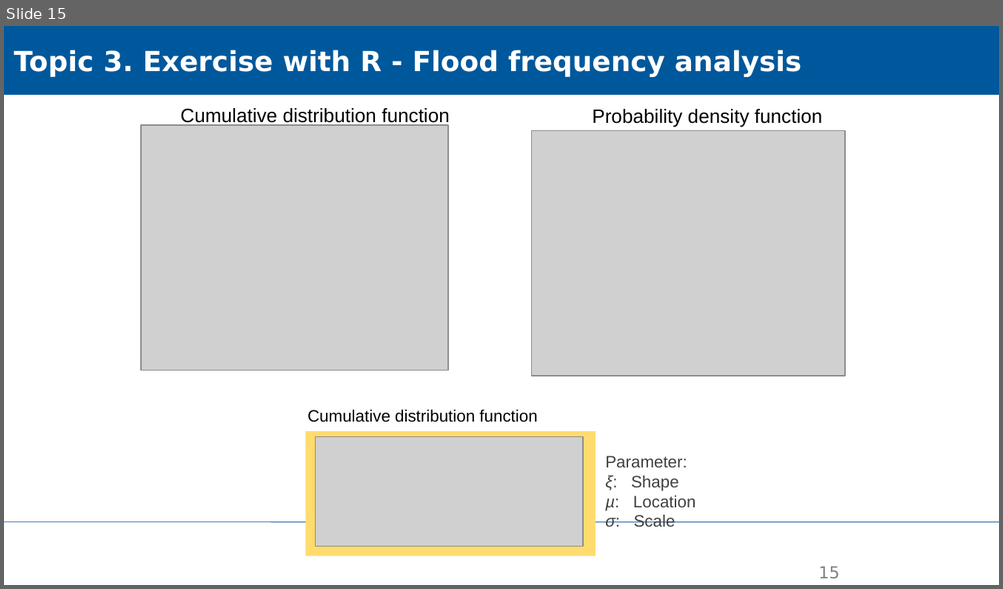
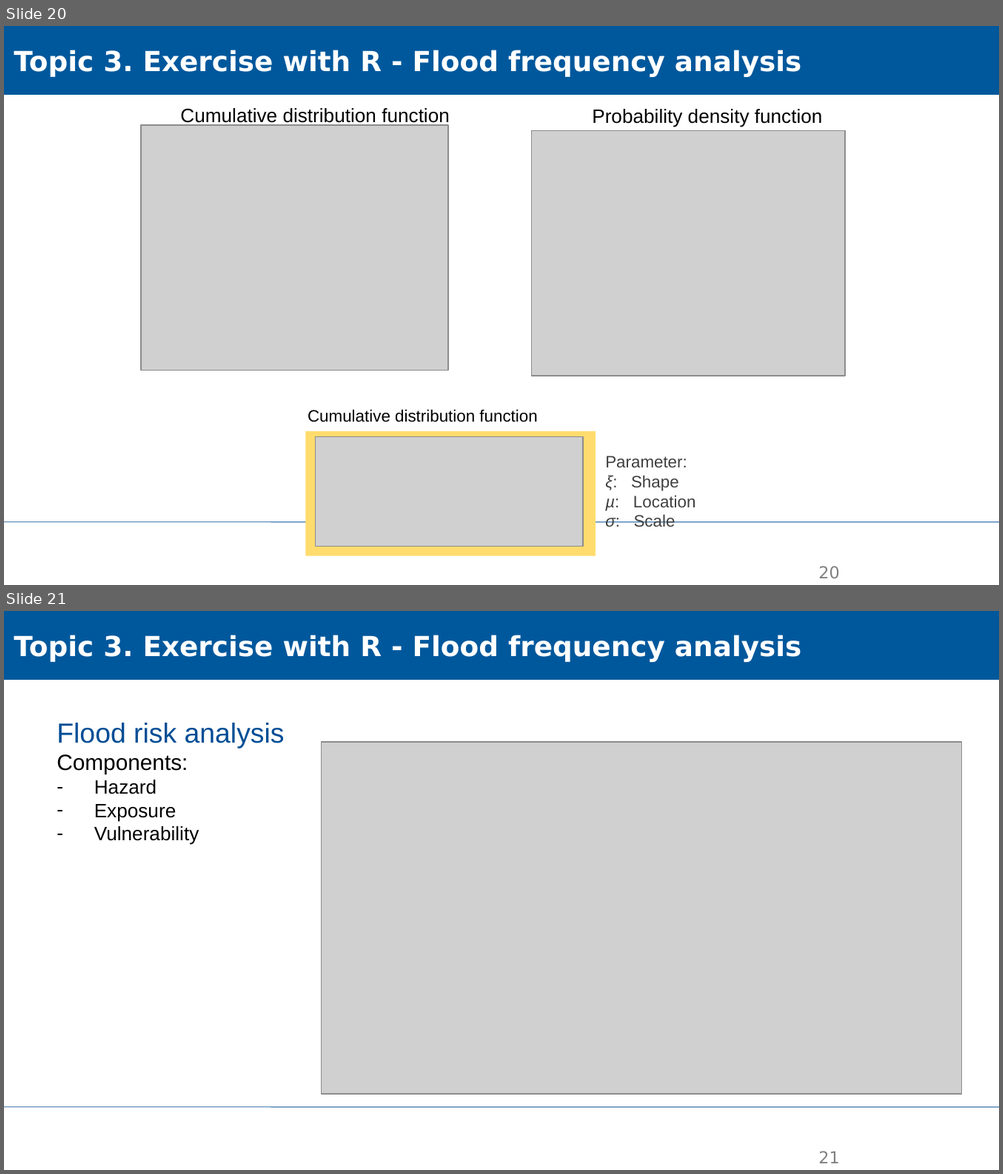
Before and after one commit to XiaoxiangGuanGFZ/FloodRiskSeminar, a slide deck: slides/FRS_exercise_R.pptx. Shown one above the other, each under a label of ours: slide 15 before the commit, slides 20 and 21 after it. The pictures are 1003x589 and 1003x1174 pixels, drawn with LibreOffice and Linux fonts; fonts in the diff are those of the drawing; grey boxes stand for pictures; background and template pictures are left out. Boxes give left, top, right and bottom in pixels: in the first picture for what was removed or moved away, otherwise in the second. Text is boxed around its words. In the diff, an @@ line names an element or a change of style, - is before the commit and + after.

```diff
--- a/slides/FRS_exercise_R.pptx
+++ b/slides/FRS_exercise_R.pptx
@@ slide 21 added at bbox=[4, 611, 999, 1170], background #FFFFFF; not listed: 1 template element that a slide beside it also shows @@
@@ rectangle added at bbox=[4, 611, 999, 680], fill #00589C, outline #00589C 0.75 pt, 20 pt, text #FFFFFF, bold @@
+Topic 3. Exercise with R - Flood frequency analysis
@@ text added at bbox=[57, 723, 284, 845], 14 pt, text #000000 @@
+Flood risk analysis
+Components:
+– Hazard
+– Exposure
+– Vulnerability
@@ picture added at bbox=[321, 742, 962, 1094] @@
@@ page number added at bbox=[818, 1151, 839, 1164], 12 pt, text #808080 @@
+21
@@ what was slide 15 is now slide 20 @@
@@ page number at bbox=[818, 566, 839, 579]: text changed @@
-15
+20
```
Also in this commit, not shown: 5 other slides added, 1 slide removed.
